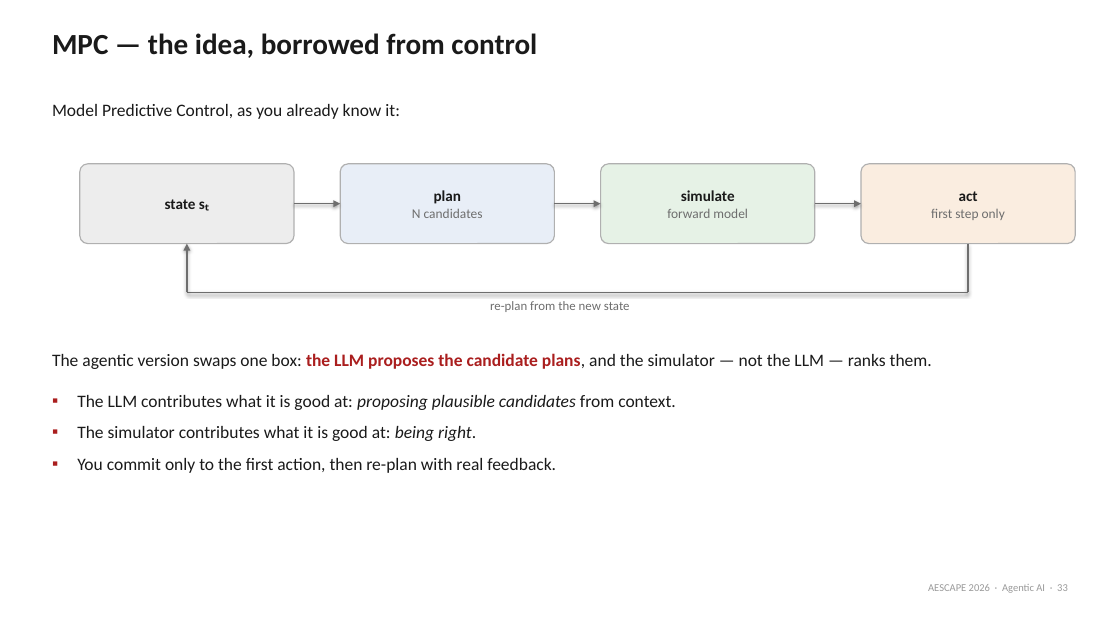
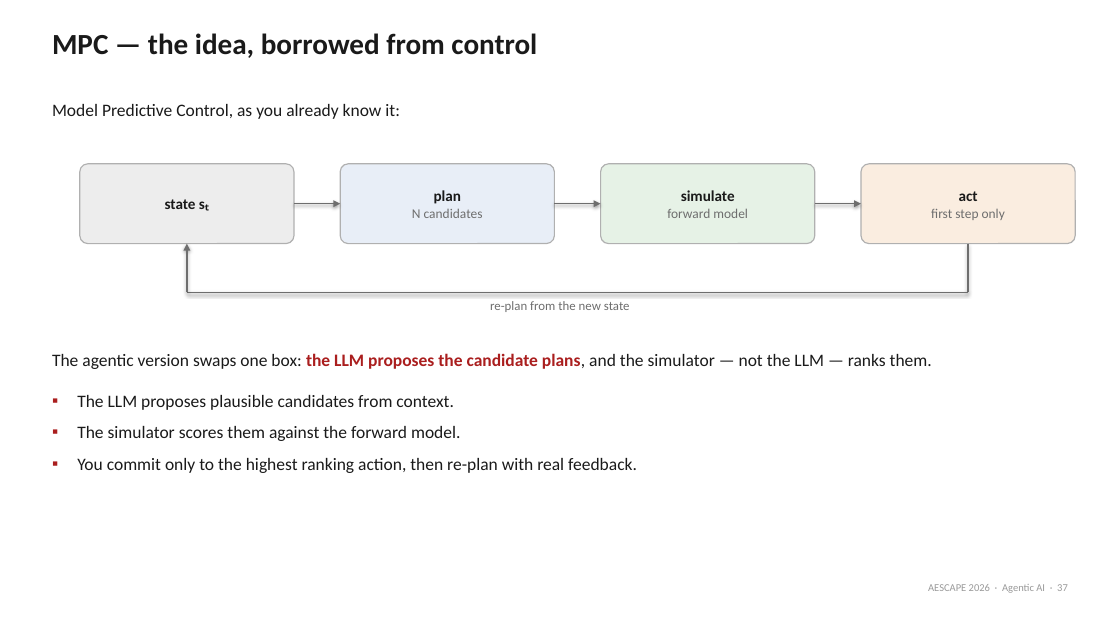
Before and after one commit to natrask/AESCAPE, a slide deck: slide 37 of slides/agentic_ai_intro.pptx (slide 33 before the commit). Drawn at 1120x630 pixels with LibreOffice and Linux fonts; fonts in the diff are those of the drawing. Boxes give left, top, right and bottom in pixels: in the first picture for what was removed or moved away, otherwise in the second. Text is boxed around its words. In the diff, an @@ line names an element or a change of style, - is before the commit and + after.

```diff
--- a/slides/agentic_ai_intro.pptx
+++ b/slides/agentic_ai_intro.pptx
@@ text at bbox=[77, 395, 637, 473]: text changed @@
-▪ The LLM contributes what it is good at: proposing plausible candidates from context.
-▪ The simulator contributes what it is good at: being right.
-▪ You commit only to the first action, then re-plan with real feedback.
+▪ The LLM proposes plausible candidates from context.
+▪ The simulator scores them against the forward model.
+▪ You commit only to the highest ranking action, then re-plan with real feedback.
```
Also in this commit, not shown: 23 other slides changed, 10 slides added, 17 slides removed, 1 other file.
